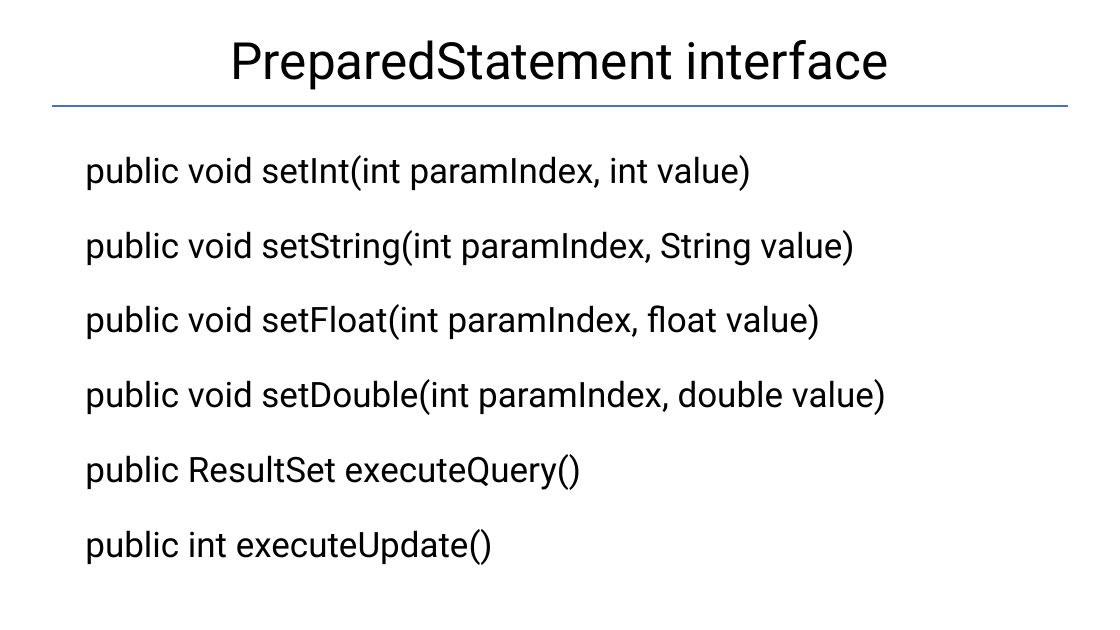
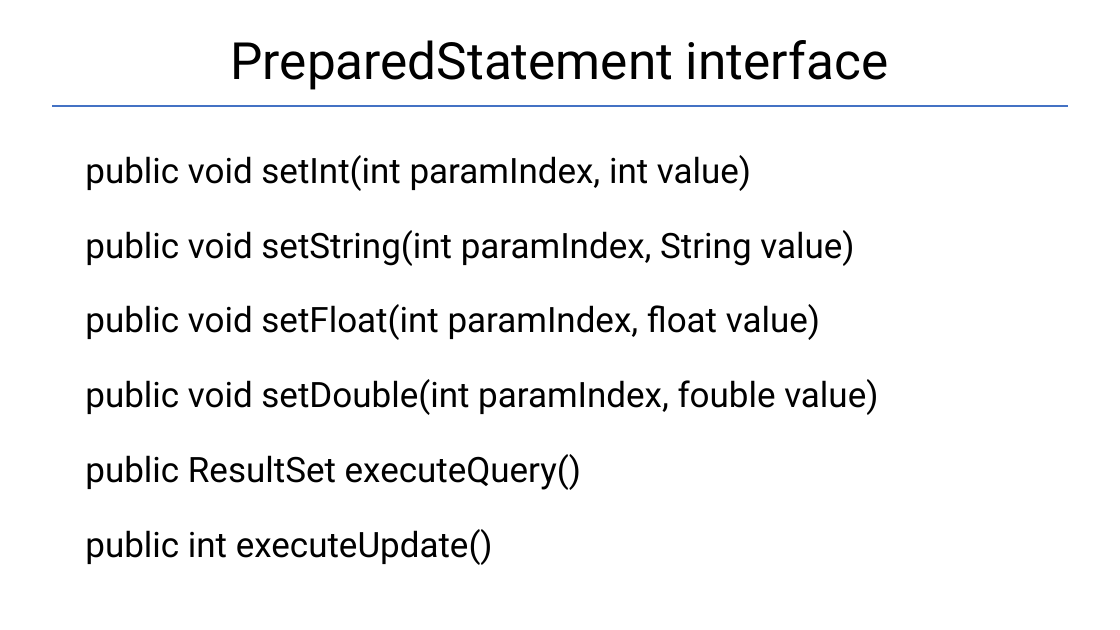
Before and after one commit to Garnik94/Levelup_presentations, a slide deck: slide 10 of JDBC/JDBC_Presentation.pptx. Drawn at 1120x630 pixels with LibreOffice and Linux fonts; fonts in the diff are those of the drawing. Boxes give left, top, right and bottom in pixels: in the first picture for what was removed or moved away, otherwise in the second. Text is boxed around its words. In the diff, an @@ line names an element or a change of style, - is before the commit and + after.

```diff
--- a/JDBC/JDBC_Presentation.pptx
+++ b/JDBC/JDBC_Presentation.pptx
@@ text at <box>85,379,878,415</box>: text changed @@
-public void setDouble(int paramIndex, double value)
+public void setDouble(int paramIndex, fouble value)
```
Also in this commit, not shown: 2 other slides changed, 2 other files.
